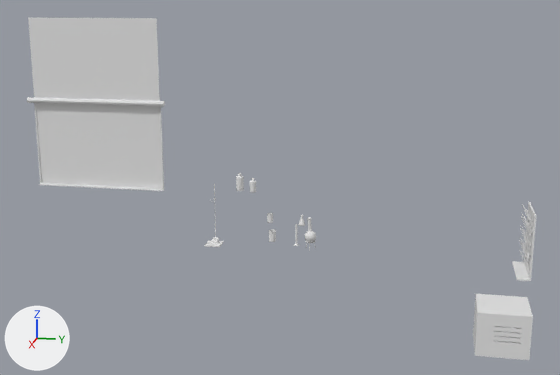
The glTF model assets/equipment.glb, before and after one commit.
Rendered twice from a 50 mm camera at (10.84, 1.34, 4.34) aimed at (0.56, -0.72, 1.77). The lights are fixed; the arrows at lower left show +X, +Y and +Z. Where no turn or scale is listed for an object, it has been applied to the vertices.

Names of what the first picture shows: 'Autoclave', 'Pegboard', 'ProjectorScreen', 'ProjectorScreenCase', 'WhiteBoard'.
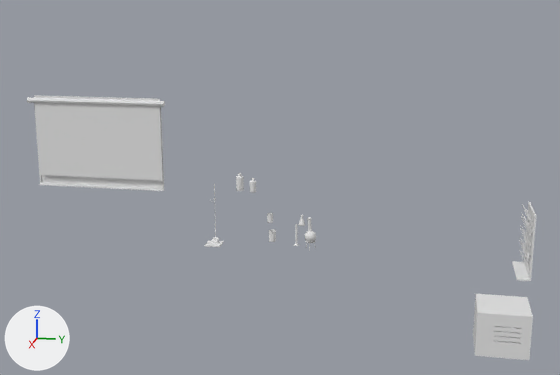
What differs and where, as boxes [x1, y1, x2, y2] in the pictures (560 x 375 px):
'ProjectorScreen', moved: before [28, 18, 160, 101]; after [34, 95, 163, 181]
'WhiteBoard', unchanged, covered by the edit: [34, 103, 164, 191] in both

The change, as a list of edits to the scene's bpy script:
```text
Change ob_projectorscreen:
    ob_projectorscreen.location: (-2.08, -4.59, 2.98) -> (-2.08, -4.59, 1.61)
```
